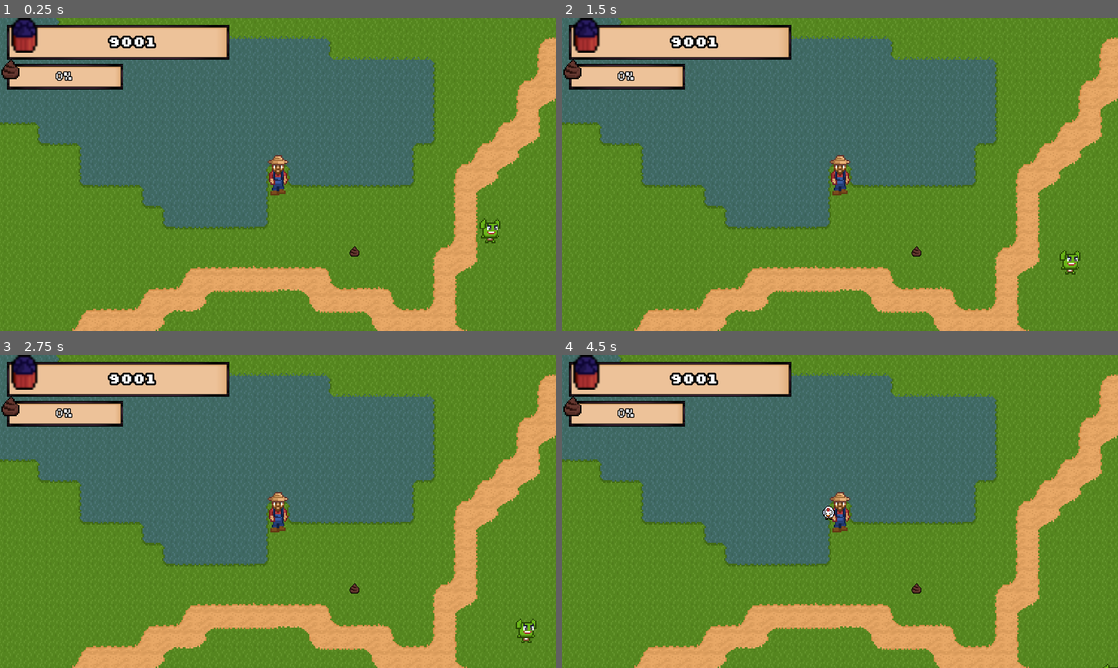
Above: before the commit, frames 1-4 (two rows, left to right).
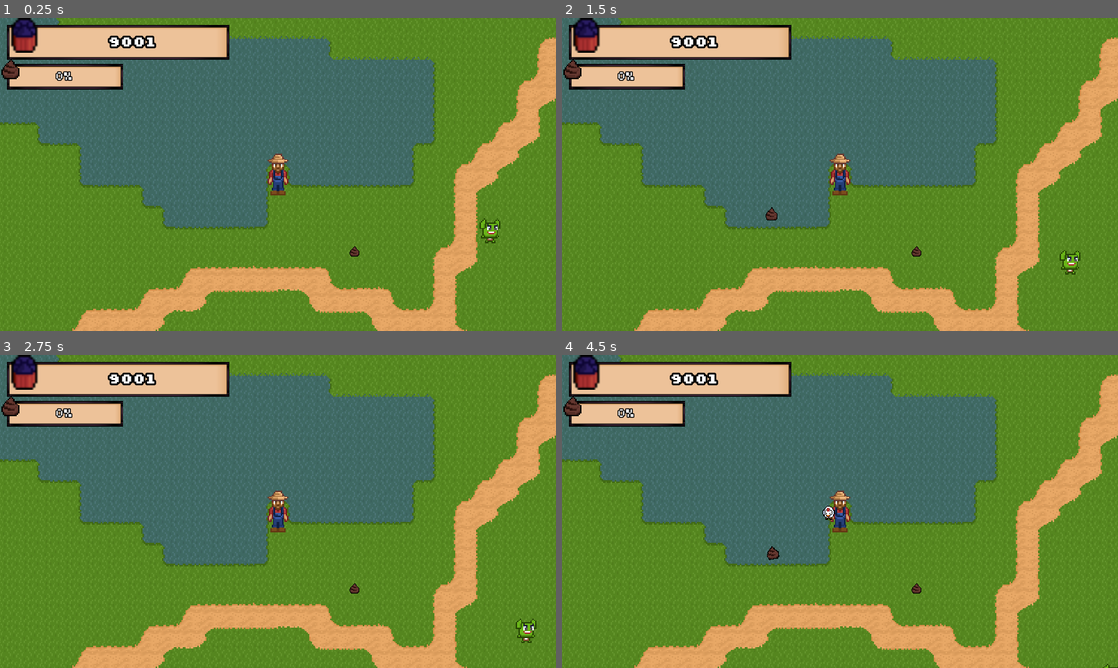
Above: after the commit, the same moments.

Repository: astro-panda/poo-farmer
Game: Godot game, scene res://Scenes/Main.tscn
Two runs of this game, one before a commit and one after it. Both use one fixed random seed, a clock stepped at 60 frames per second and the inputs below.
Inputs (mouse positions are in pixels of both pictures, inside the frame that each line leads up to):
- Up to frame 1 (0.25 s): no input
- Up to frame 2 (1.5 s): click (840, 177) at 0.5 s; click (840, 177) at 1.25 s
- Up to frame 3 (2.75 s): click (278, 514) at 2 s
- Up to frame 4 (4.5 s): click (840, 514) at 2.75 s; click (840, 514) at 3.5 s; click (840, 514) at 4.25 s

The runs differ from the first frame. In frame 1, 0.2% of the frame differs, in the area x 48-52%, y 43-57%; in frame 2, 0.3%, in the area x 36-52%, y 43-65%; in frame 3, 0.2%; in frame 4, 0.3%.

Commit message:
shoot mechanic reverted and repaired

Diff:
--- a/poofarmer/Scenes/Main.tscn
+++ b/poofarmer/Scenes/Main.tscn
@@ -17,6 +17,7 @@
 [ext_resource path="res://Scenes/Animal/PooSpawner.tscn" type="PackedScene" id=15]
 [ext_resource path="res://Scenes/EnemySpawner.tscn" type="PackedScene" id=16]
 [ext_resource path="res://Scripts/GnomePath.gd" type="Script" id=17]
+[ext_resource path="res://Scripts/PooPelletsManager.gd" type="Script" id=18]
 
 [sub_resource type="RectangleShape2D" id=1]
 extents = Vector2( 1536, 1536 )
@@ -205,6 +206,9 @@
 maxSpawnTime = 0.5
 minSpawnTime = 0.1
 
+[node name="PooPelletsManager" type="Node2D" parent="."]
+script = ExtResource( 18 )
+
 [connection signal="game_play_state_changed" from="Player/ModalWindow" to="MusicAutomaton" method="_on_ModalWindow_game_play_state_changed"]
 [connection signal="store_opened" from="GnomePath/PathFollow2D/Gnome" to="Player/ModalWindow" method="_on_Gnome_store_opened"]
 [connection signal="store_opened" from="GnomePath/PathFollow2D/Gnome" to="MusicAutomaton" method="_on_Gnome_store_opened"]
--- a/poofarmer/Scenes/Player.tscn
+++ b/poofarmer/Scenes/Player.tscn
@@ -1,7 +1,8 @@
-[gd_scene load_steps=21 format=2]
+[gd_scene load_steps=22 format=2]
 
 [ext_resource path="res://Scripts/Player.gd" type="Script" id=1]
 [ext_resource path="res://Images/Farmer.png" type="Texture" id=2]
+[ext_resource path="res://Scenes/PooPellets.tscn" type="PackedScene" id=3]
 
 [sub_resource type="RectangleShape2D" id=1]
 extents = Vector2( 12, 23.5 )
@@ -111,6 +112,7 @@
 
 [node name="Player" type="Area2D" groups=["player"]]
 script = ExtResource( 1 )
+poo_pellets = ExtResource( 3 )
 
 [node name="PlayerHitbox" type="CollisionShape2D" parent="."]
 position = Vector2( 0, 0.5 )
@@ -120,7 +122,6 @@
 scale = Vector2( 1.5, 1.5 )
 frames = SubResource( 2 )
 animation = "down"
-frame = 1
 playing = true
 
 [node name="Camera2D" type="Camera2D" parent="."]
@@ -137,5 +138,8 @@
 drag_margin_bottom = 0.3
 editor_draw_drag_margin = true
 
+[node name="EndOfGun" type="Position2D" parent="."]
+position = Vector2( 37, -14 )
+
 [connection signal="area_entered" from="." to="." method="_on_Player_area_entered"]
 [connection signal="body_entered" from="." to="." method="_on_Player_body_entered"]
--- /dev/null
+++ b/poofarmer/Scenes/PooPellets.tscn
@@ -0,0 +1,28 @@
+[gd_scene load_steps=5 format=2]
+
+[ext_resource path="res://Scripts/PooPellets.gd" type="Script" id=1]
+[ext_resource path="res://Images/Crap-export.png" type="Texture" id=2]
+
+[sub_resource type="SpriteFrames" id=1]
+animations = [ {
+"frames": [ ExtResource( 2 ) ],
+"loop": true,
+"name": "Poo",
+"speed": 5.0
+} ]
+
+[sub_resource type="CircleShape2D" id=2]
+radius = 6.0
+
+[node name="PooPellets" type="RigidBody2D"]
+gravity_scale = 0.0
+script = ExtResource( 1 )
+
+[node name="AnimatedSprite" type="AnimatedSprite" parent="."]
+scale = Vector2( 0.25, 0.25 )
+frames = SubResource( 1 )
+animation = "Poo"
+
+[node name="CollisionShape2D" type="CollisionShape2D" parent="."]
+position = Vector2( 0, 2 )
+shape = SubResource( 2 )
--- a/poofarmer/Scripts/Main.gd
+++ b/poofarmer/Scripts/Main.gd
@@ -1,16 +1,9 @@
 extends Node
 
-
-# Declare member variables here. Examples:
-# var a = 2
-# var b = "text"
-
+onready var poo_pellets_manager = $PooPelletsManager
+onready var player = $Player
 
 # Called when the node enters the scene tree for the first time.
 func _ready():
 	randomize()
-
-
-# Called every frame. 'delta' is the elapsed time since the previous frame.
-#func _process(delta):
-#	pass
+	player.connect("playerFire", poo_pellets_manager, "handle_poo_pellets")
--- a/poofarmer/Scripts/Player.gd
+++ b/poofarmer/Scripts/Player.gd
@@ -1,8 +1,8 @@
 extends Area2D
-class_name Player
 
-signal playerFire(playerPosition, fireAngle)
+signal playerFire(poo_pellets, playerPosition, fireAngle)
 signal playerSendCurrentHoldAmount(currentHoldAmount)
+export (PackedScene) var poo_pellets
 
 # Declare member variables here. Examples:
 export var speed = 300
@@ -11,6 +11,8 @@
 var currentHoldAmount = 0
 var totalPooAmount = 0
 var screen_size
+
+onready var end_of_gun = $EndOfGun
 
 # Called when the node enters the scene tree for the first time.
 func _ready():
@@ -51,8 +53,8 @@
 	if event.is_action_pressed("player_fire"):
 		var clickLocation = get_global_mouse_position()
 		var fireAngle = rad2deg(clickLocation.angle_to_point(position))
-		emit_signal("playerFire", position, fireAngle)
 		print("fire from ", position, " at an angle of ", fireAngle)
+		shoot()
 
 func _on_Player_area_entered(body):
 	if (body.is_in_group("poo") && currentHoldAmount < holdCapacity):
@@ -79,3 +81,9 @@
 func steal_poo(stealAmount: int):
 	currentHoldAmount = clamp(currentHoldAmount - stealAmount, 0, currentHoldAmount)
 	print("stole your poo: " + str(currentHoldAmount))
+
+func shoot():
+	var poo_pellets_instance = poo_pellets.instance()
+	var target = get_global_mouse_position()
+	var direction_to_mouse = end_of_gun.global_position.direction_to(target).normalized()
+	emit_signal("playerFire", poo_pellets_instance, end_of_gun.global_position, direction_to_mouse)
--- /dev/null
+++ b/poofarmer/Scripts/PooPellets.gd
@@ -0,0 +1,18 @@
+extends RigidBody2D
+
+export(float) var poo_speed = 10.0
+
+var damage
+var fire_rate
+var attack_area
+var attack_range
+var direction := Vector2.ZERO
+
+func _physics_process(delta: float) -> void:
+	if direction != Vector2.ZERO:
+		var velocity = direction * poo_speed
+
+		global_position += velocity
+
+func set_direction(direction: Vector2):
+	self.direction = direction
--- /dev/null
+++ b/poofarmer/Scripts/PooPelletsManager.gd
@@ -0,0 +1,7 @@
+extends Node2D
+
+
+func handle_poo_pellets(poo_pellets, position, direction):
+	add_child(poo_pellets)
+	poo_pellets.global_position = position
+	poo_pellets.set_direction(direction)
--- /dev/null
+++ b/poofarmer/Scripts/Weapons.gd
@@ -0,0 +1,10 @@
+extends RigidBody2D
+
+export(float) var poo_speed = 4
+var damage
+var fire_rate
+var attack_area
+var attack_range
+
+func _ready():
+	pass # Replace with function body.
--- a/poofarmer/project.godot
+++ b/poofarmer/project.godot
@@ -40,11 +40,6 @@
 "path": "res://Scenes/MobAudioController.gd"
 }, {
 "base": "Area2D",
-"class": "Player",
-"language": "GDScript",
-"path": "res://Scripts/Player.gd"
-}, {
-"base": "Area2D",
 "class": "Poo",
 "language": "GDScript",
 "path": "res://Scripts/Poo.gd"
@@ -56,7 +51,6 @@
 "HitBox": "",
 "HurtBox": "",
 "MobAudioController": "",
-"Player": "",
 "Poo": ""
 }
 
Not shown: 1 places in poofarmer/Scenes/Main.tscn that only renumber resources
